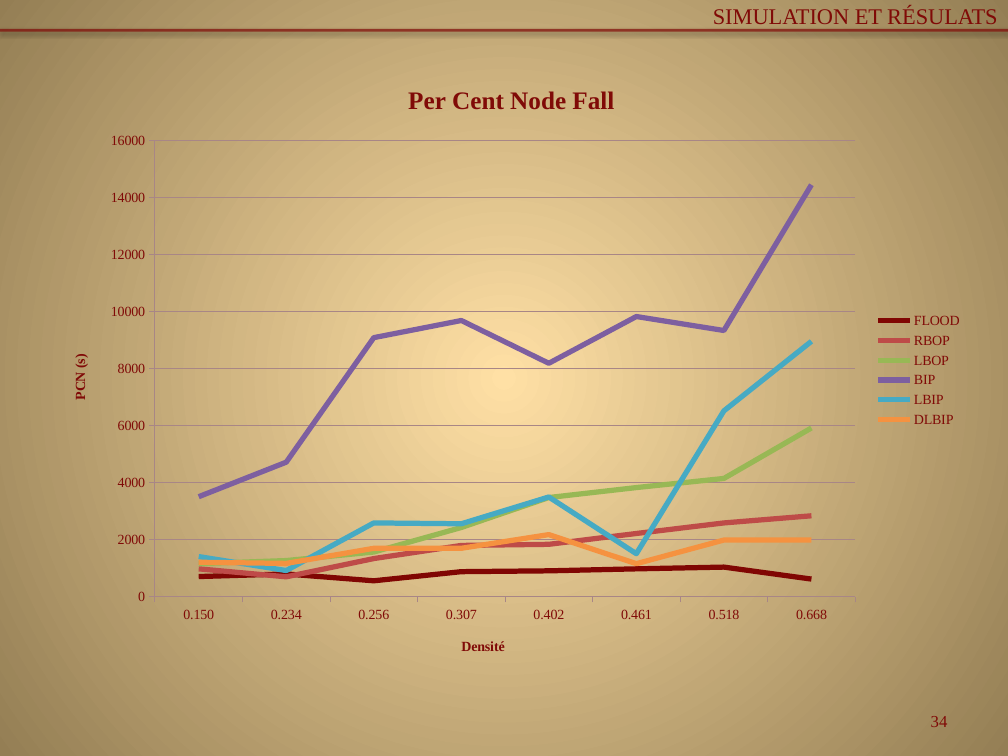
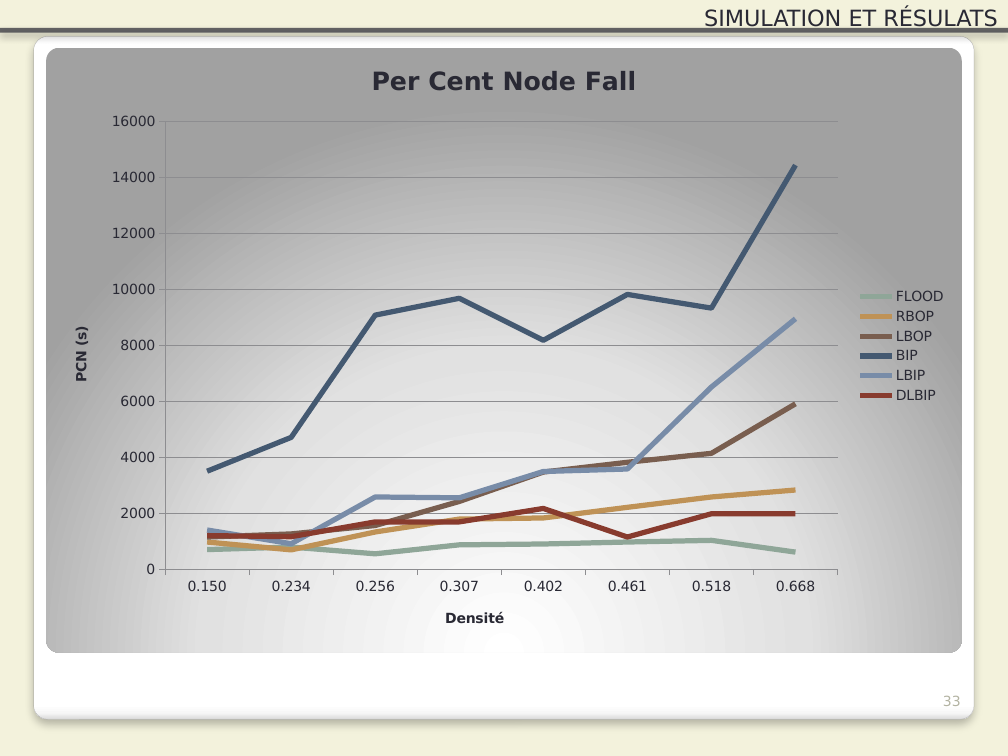
Before and after one commit to Patre/Energy-saving-in-sensors--networks, a slide deck: slide 33 of Redaction/Presentation/pres.pptx (slide 34 before the commit). Drawn at 1008x756 pixels with LibreOffice and Linux fonts; fonts in the diff are those of the drawing. Boxes give left, top, right and bottom in pixels: in the first picture for what was removed or moved away, otherwise in the second. Text is boxed around its words. In the diff, an @@ line names an element or a change of style, - is before the commit and + after.

```diff
--- a/Redaction/Presentation/pres.pptx
+++ b/Redaction/Presentation/pres.pptx
@@ background gradient #FFDFA6 to #957E54 to #F3F2DC @@
@@ text "SIMULATION ET RÉSULATS" at (704, 9, 997, 32): font Times New Roman to DejaVu Sans, text colour #800A07 to #292934 @@
@@ line (0, 30) - (1008, 30): stroke #800A07 2 pt to #292934 3.35 pt @@
@@ rounded rectangle added at (33, 36, 974, 720), fill gradient #FFFFFF to #F7F7F7 to #DADADA, outline #A4A4A4 0.16 pt @@
@@ rounded rectangle added at (46, 47, 962, 652), fill gradient #FFFFFF to #E1E1E1 to #A2A2A2 @@
@@ line chart at (51, 44, 957, 647) @@
-categories: 0.14974, 0.234167, 0.256198, 0.307051, 0.402146, 0.461001, 0.517949, 0.667556
+categories: 0.14974000000000001, 0.23416699999999999, 0.25619799999999998, 0.30705100000000002, 0.402146, 0.46100099999999999, 0.51794899999999999, 0.66755600000000004
@@ colour of FLOOD #800A07 to #93A299 @@
@@ colour of RBOP #C0504D to #AD8F67 @@
@@ colour of LBOP #9BBB59 to #726056 @@
@@ colour of BIP #8064A2 to #4C5A6A @@
-LBIP: 1400, 900, 2600, 2600, 3500, 1500, 6500, 9000
+LBIP: 1400, 900, 2600, 2600, 3500, 3600, 6500, 9000
@@ colour of LBIP #4BACC6 to #808DA0 @@
@@ colour of DLBIP #F79646 to #79463D @@
@@ lettering changed @@
@@ line chart: place and size @@
-line chart at (50, 66, 973, 675)
+line chart at (51, 44, 957, 647)
@@ page number removed at (931, 716, 948, 727) @@
-34
@@ page number added at (943, 696, 961, 706), 10 pt, text #B4B3A3 @@
+33
```
Also in this commit, not shown: 35 other slides changed, 1 slide removed.
